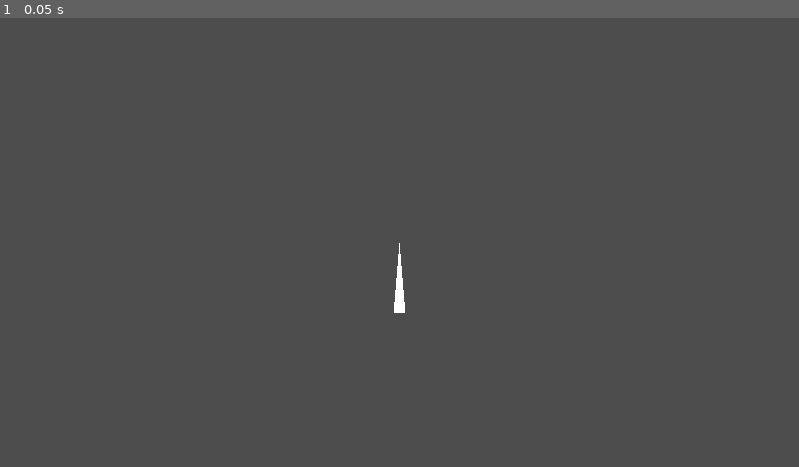
Above: before the commit, frame 1.
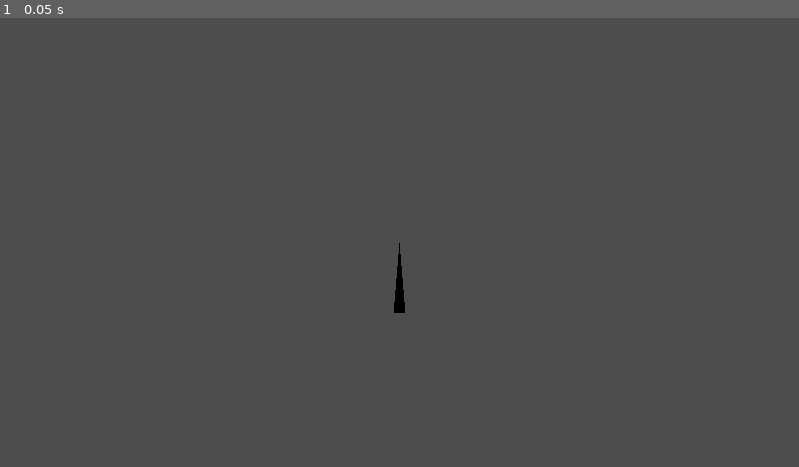
Above: after the commit, the same moment.

Repository: teddybear082/UGVR
Game: Godot game, scene res://xr_injector/xr_scene.tscn
The game is run twice, just before and just after one commit, with the same random seed, the same clock (stepped at 60 frames per second) and the same inputs.
Inputs:
- Up to frame 1 (0.05 s): no input

The runs differ from the first frame. In frame 1, 0.1% of the frame differs, in the area x 49-51%, y 50-66%.
Error after the commit: Parse Error: Expected "else" after ternary operator condition. (res://xr_injector/xr_scene.gd:1751)

Commit message:
fix target offset on reparenting of nodes not working
TODO - handle multiple reparented nodes, potentially each with their own offsets.  Use class instances??

Diff:
--- a/xr_injector/xr_scene.gd
+++ b/xr_injector/xr_scene.gd
@@ -818,10 +818,11 @@
 		else:
 			xr_reparenting_node_holder.rotation_degrees = Vector3(0,0,0)
 
-		handle_reparented_node_smoothing(delta, xr_reparenting_node_holder, reparented_node, rotate_reparented_node_180_degrees, target_offset)
+		xr_reparenting_node_holder.transform.origin = target_offset
+		handle_reparented_node_smoothing(delta, xr_reparenting_node_holder, reparented_node, rotate_reparented_node_180_degrees)
 
 # Try to smooth movement of reparented node to minimize jitter
-func handle_reparented_node_smoothing(delta : float, source_node : Node3D, destination_node : Node3D, rotate_reparented_node_180_degrees : bool, target_offset: Vector3 = Vector3(0,0,0)):
+func handle_reparented_node_smoothing(delta : float, source_node : Node3D, destination_node : Node3D, rotate_reparented_node_180_degrees : bool):
 	if is_instance_valid(source_node) and is_instance_valid(destination_node):
 
 		# Set lerp speed to current FPS
@@ -829,7 +830,7 @@
 		var lerp_speed = attach_lerp_speed * delta
 		# Get target rotation and position from source node
 		var new_pose_rotation = source_node.global_transform.basis.get_rotation_quaternion()
-		var new_position = source_node.global_transform.origin + target_offset
+		var new_position = source_node.global_transform.origin
 		# Get current destination node rotation and position
 		var last_pose_rotation = destination_node.global_transform.basis.get_rotation_quaternion()
 		var last_position = destination_node.global_transform.origin
@@ -1642,7 +1643,7 @@
 						vostok_arms.visible = false
 						xr_reparenting_active = true
 						var rotate_reparented_node_180_degrees = true
-						handle_node_reparenting(delta, vostok_weapon_mesh, rotate_reparented_node_180_degrees)
+						handle_node_reparenting(delta, vostok_weapon_mesh, rotate_reparented_node_180_degrees, Vector3(0.0, 0.025, 0.025))
 
 	elif is_instance_valid(current_camera):
 		var vostok_weapons_node = current_camera.find_child("Weapons", false, false)
@@ -1664,7 +1665,7 @@
 						vostok_arms.visible = false
 						xr_reparenting_active = true
 						var rotate_reparented_node_180_degrees = true
-						handle_node_reparenting(delta, vostok_weapon_mesh, rotate_reparented_node_180_degrees)
+						handle_node_reparenting(delta, vostok_weapon_mesh, rotate_reparented_node_180_degrees, Vector3(0,0.025,0.025))
 
 # Same, just experimental
 func _set_beton_gun(delta : float):
@@ -1745,7 +1746,7 @@
 
 			xr_reparenting_active = true
 			var rotate_reparented_node_180_degrees = false
-			handle_node_reparenting(delta, weapon_node, rotate_reparented_node_180_degrees)
+			handle_node_reparenting(delta, weapon_node, rotate_reparented_node_180_degrees, Vector3(0,0.3,0)
 
 			if is_instance_valid(CRUEL_raycast):
 				handle_node_reparenting(delta, CRUEL_raycast, rotate_reparented_node_180_degrees, Vector3(0,0.3,0))
